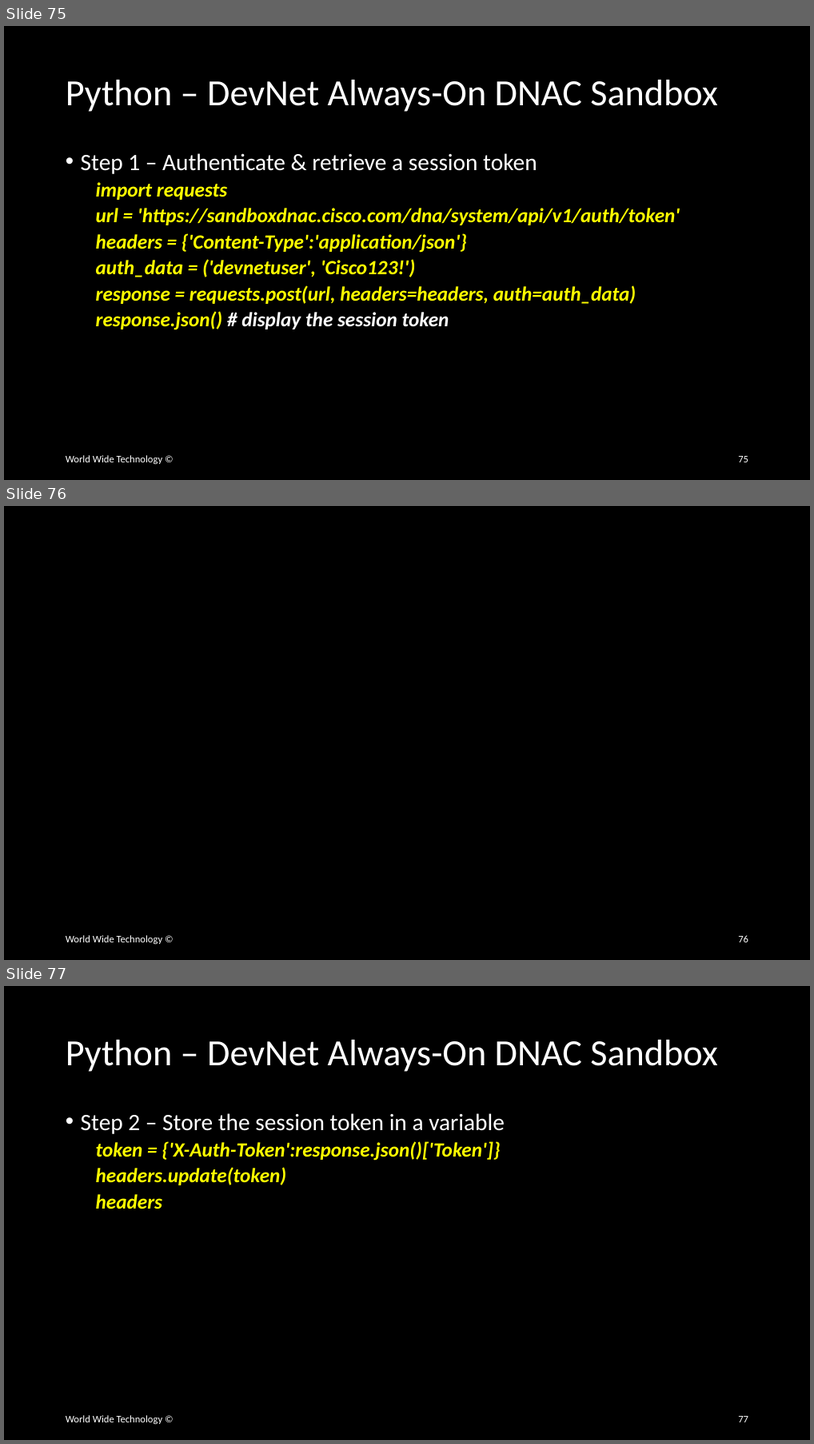
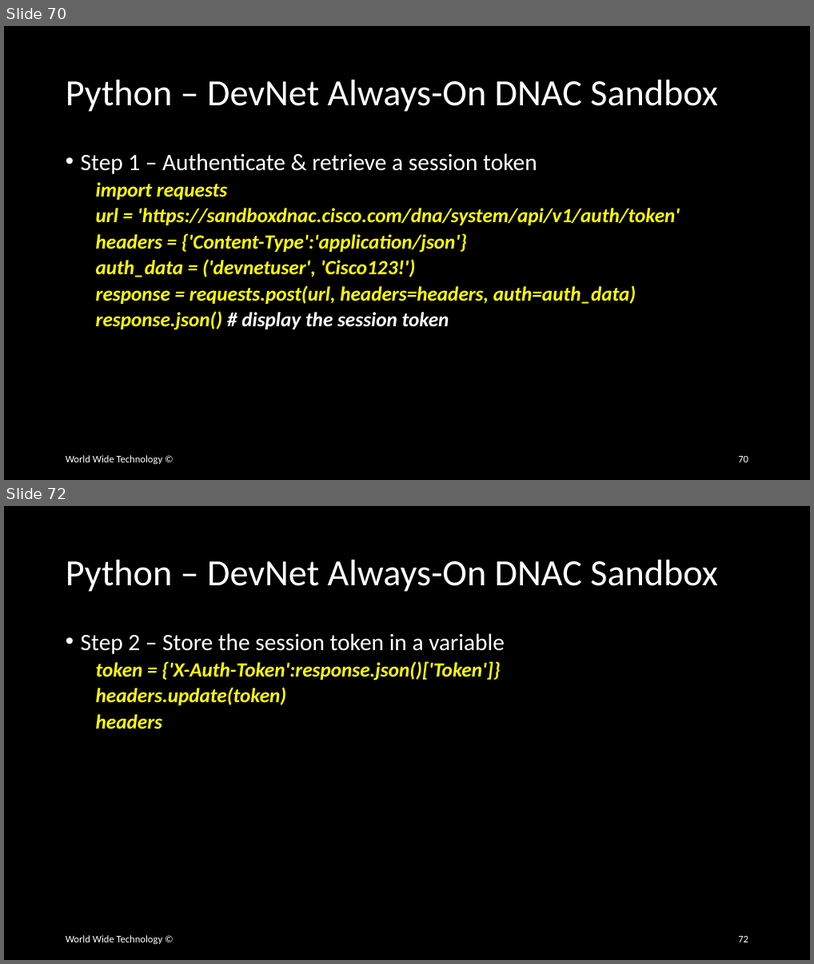
Before and after one commit to wwt/curl-requests-foundations, a slide deck: curl-requests-foundations.pptx. Shown one above the other, each under a label of ours: slides 75, 76 and 77 before the commit, slides 70 and 72 after it; the slides between them are not shown. The pictures are 814x1444 and 814x964 pixels, drawn with LibreOffice and Linux fonts; fonts in the diff are those of the drawing. Boxes give left, top, right and bottom in pixels: in the first picture for what was removed or moved away, otherwise in the second. Text is boxed around its words. In the diff, an @@ line names an element or a change of style, - is before the commit and + after.

```diff
--- a/curl-requests-foundations.pptx
+++ b/curl-requests-foundations.pptx
@@ slide 76 removed at [4,506,810,960], background #000000 @@
@@ text removed at [66,935,163,944] @@
-World Wide Technology ©
@@ page number removed at [738,935,749,942] @@
-76
@@ what was slide 75 is now slide 70 @@
@@ page number at [738,456,749,462]: text changed @@
-75
+70
@@ what was slide 77 is now slide 72 @@
@@ page number at [738,936,749,942]: text changed @@
-77
+72
```
Also in this commit, not shown: 7 slides changed, 12 other slides removed.
